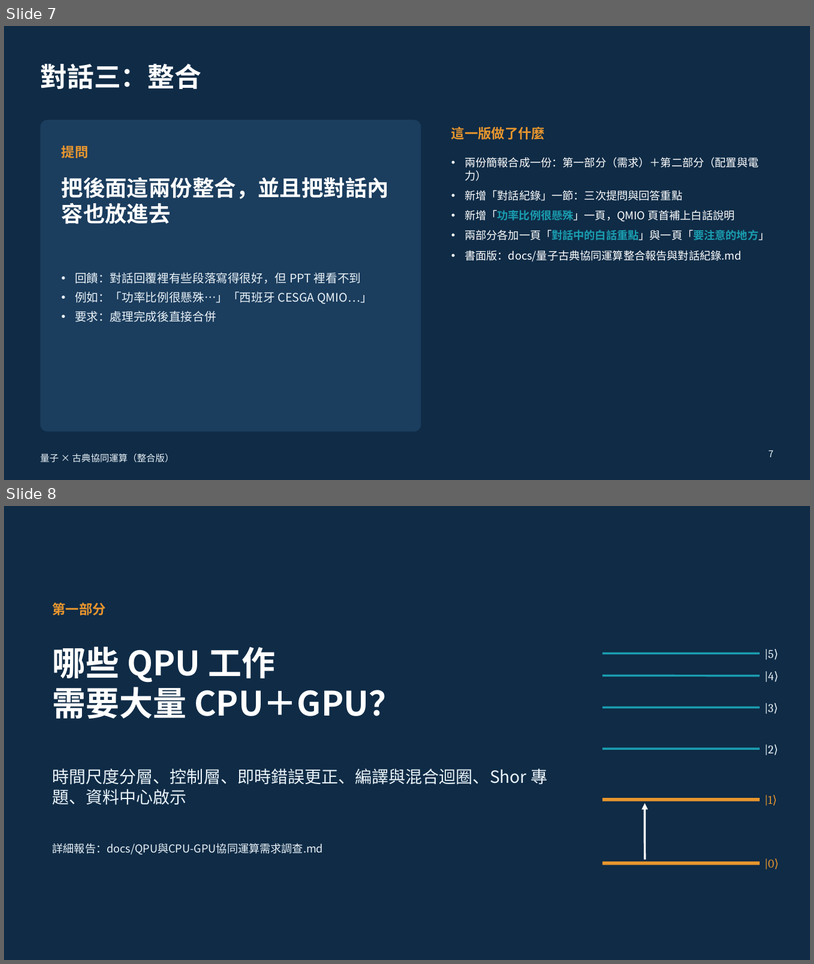
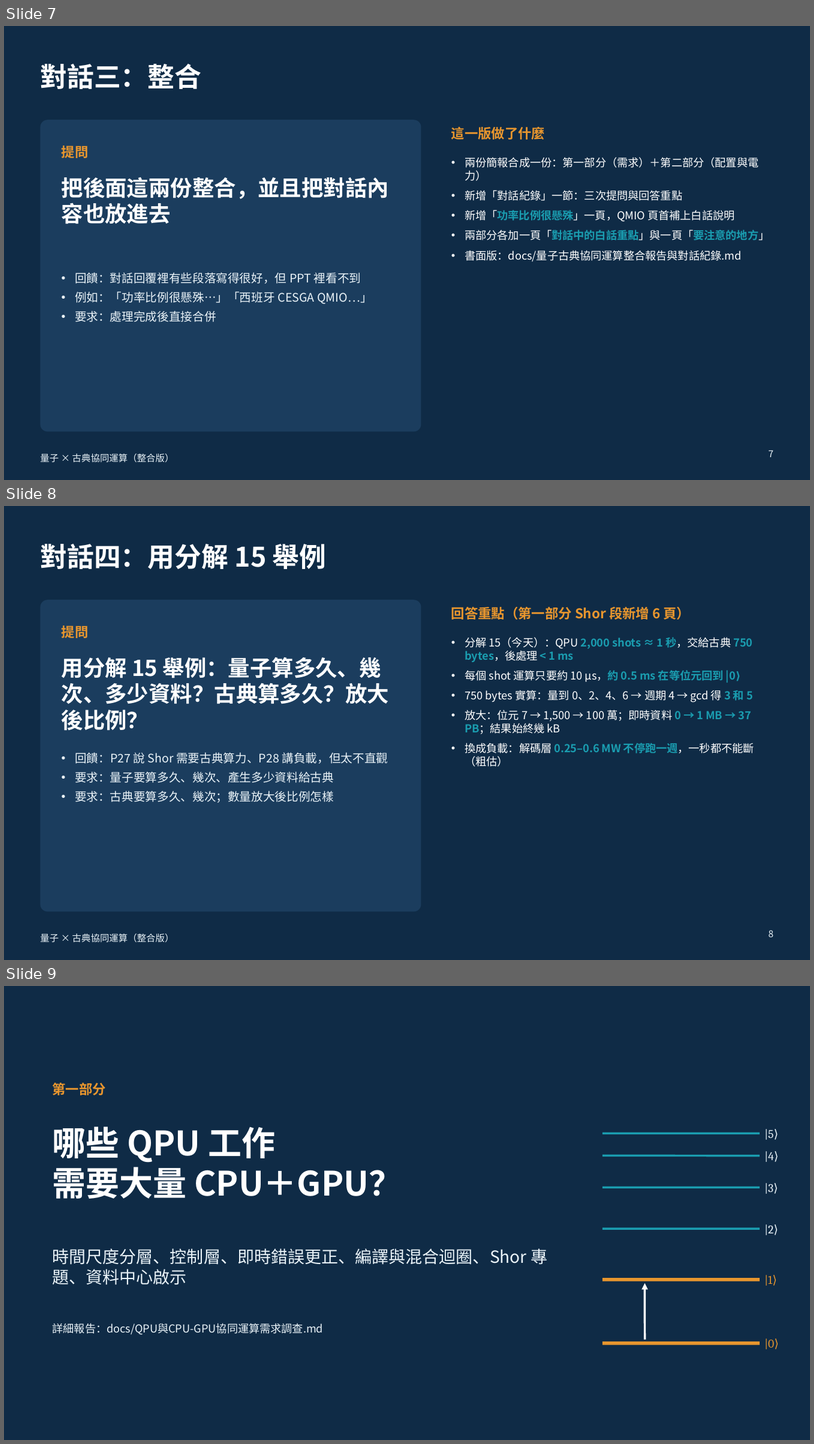
Before and after one commit to pcpcchen-coder/QuantumComputing, a slide deck: slides/output/qpu-classical-integrated.pptx. Shown one above the other, each under a label of ours: slides 7 and 8 before the commit, slides 7, 8 and 9 after it. The pictures are 814x964 and 814x1444 pixels, drawn with LibreOffice and Linux fonts; fonts in the diff are those of the drawing. Boxes give left, top, right and bottom in pixels: in the first picture for what was removed or moved away, otherwise in the second. Text is boxed around its words. In the diff, an @@ line names an element or a change of style, - is before the commit and + after.

```diff
--- a/slides/output/qpu-classical-integrated.pptx
+++ b/slides/output/qpu-classical-integrated.pptx
@@ slide 8 added at (4, 506, 810, 960), background #0F2B46; not listed: 1 template element that a slide beside it also shows @@
@@ title added at (40, 544, 327, 569), 32 pt, text #FFFFFF, bold @@
+對話四：用分解 15 舉例
@@ rounded rectangle added at (40, 600, 422, 912), fill #1B3D5E @@
@@ text added at (452, 607, 690, 619), 16 pt, text #E8962E, bold @@
+回答重點（第一部分 Shor 段新增 6 頁）
@@ text added at (62, 623, 89, 640), 16 pt, text #E8962E, bold @@
+提問
@@ text added at (465, 637, 755, 766), 13 pt, text #FFFFFF @@
+• 分解 15（今天）：QPU 2,000 shots ≈ 1 秒，交給古典 750 bytes，後處理 < 1 ms
+• 每個 shot 運算只要約 10 µs，約 0.5 ms 在等位元回到 |0⟩
+• 750 bytes 實算：量到 0、2、4、6 → 週期 4 → gcd 得 3 和 5
+• 放大：位元 7 → 1,500 → 100 萬；即時資料 0 → 1 MB → 37 PB；結果始終幾 kB
+• 換成負載：解碼層 0.25–0.6 MW 不停跑一週，一秒都不能斷（粗估）
@@ text added at (62, 657, 389, 730), 26 pt, text #FFFFFF, bold @@
+用分解 15 舉例：量子算多久、幾次、多少資料？古典算多久？放大後比例？
@@ text added at (75, 752, 389, 802), 14 pt, text #EAF3F8 @@
+• 回饋：P27 說 Shor 需要古典算力、P28 講負載，但太不直觀
+• 要求：量子要算多久、幾次、產生多少資料給古典
+• 要求：古典要算多久、幾次；數量放大後比例怎樣
@@ page number added at (769, 930, 774, 937), 11 pt, text #EAF3F8 @@
+8
@@ what was slide 8 is now slide 9 @@
```
Also in this commit, not shown: 5 slides changed, 6 other slides added, 9 other files.
